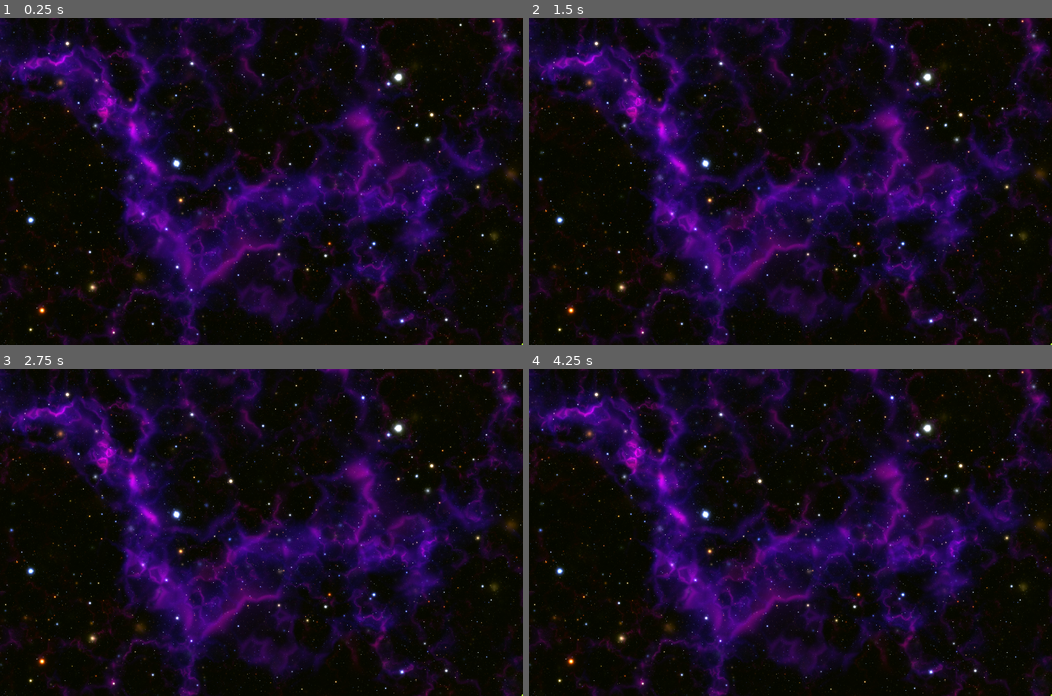
Above: before the commit, frames 1-4 (two rows, left to right).
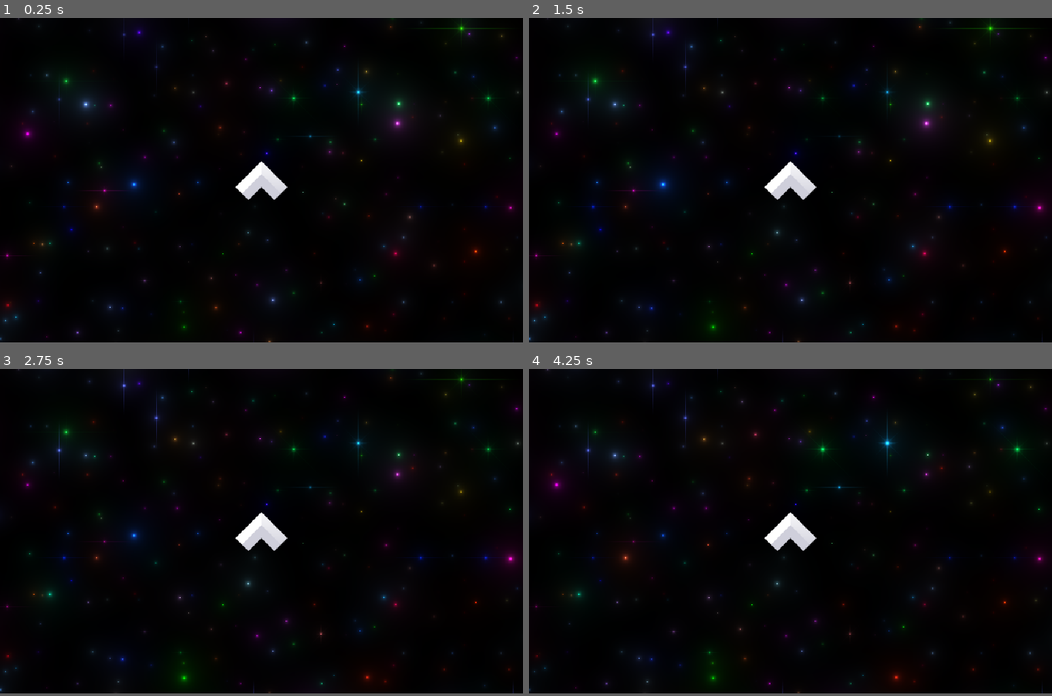
Above: after the commit, the same moments.

Repository: docwhat/screams-into-the-void
Game: Godot game, scene res://main.tscn
Two runs of this game, one before a commit and one after it. Both use one fixed random seed, a clock stepped at 60 frames per second and the inputs below.
Inputs:
- Up to frame 1 (0.25 s): no input
- Up to frame 2 (1.5 s): tap Enter at 0.5 s; hold D (right, bound only after the commit) 0.53-1.28 s; tap Space at 1.25 s; hold S (backwards, bound only after the commit) from 1.28 s (still down)
- Up to frame 3 (2.75 s): tap Enter at 2 s; release S (backwards, bound only after the commit) at 2.03 s; hold D (right, bound only after the commit) from 2.03 s (still down)
- Up to frame 4 (4.25 s): tap Space at 2.75 s; release D (right, bound only after the commit) at 2.78 s; hold W (forward, bound only after the commit) 2.78-3.53 s; tap Enter at 3.5 s; hold A (left, bound only after the commit) from 3.53 s (still down)
The window is 800x500 before the commit and 800x496 after it. Grey fills any space a smaller window leaves; there, only what the larger window draws over its background counts as a difference.

The runs differ from the first frame. In frame 1, 39% of the frame differs, in the area x 0-100%, y 0-100%; in frame 2, 39%; in frame 3, 39%; in frame 4, 39%.

Commit message:
checkpoint

Diff:
--- /dev/null
+++ b/Global.gd
@@ -0,0 +1,3 @@
+extends Node
+
+var rng : RandomNumberGenerator
--- a/character.gd
+++ /dev/null
@@ -1,15 +0,0 @@
-
-extends CharacterBody2D
-
-const speed = 100
-
-func _ready() -> void:
-	# Put the character at the center of the screen
-	position = get_viewport().get_size() / 2
-
-func _physics_process(_delta: float) -> void:
-	velocity = Vector2(0, -1) * speed
-	move_and_slide()
-
-func _draw() -> void:
-	draw_circle(position, 3.0, Color.GREEN_YELLOW)
--- /dev/null
+++ b/main.gd
@@ -0,0 +1,5 @@
+extends Node
+
+func _onready() -> void:
+  if not Global.rng.is_seeded():
+    Global.rng.randomize()
--- a/main.tscn
+++ b/main.tscn
@@ -1,16 +1,24 @@
-[gd_scene load_steps=4 format=3 uid="uid://drbf8d237goj"]
+[gd_scene load_steps=5 format=3 uid="uid://drbf8d237goj"]
 
-[ext_resource type="Shader" uid="uid://ded0dkcink1km" path="res://starfield.gdshader" id="1_ig7tw"]
-[ext_resource type="Script" uid="uid://d0yngcc1gaxcd" path="res://character.gd" id="2_h2yge"]
+[ext_resource type="Script" uid="uid://3lpx3nh5ceyj" path="res://main.gd" id="1_h2yge"]
+[ext_resource type="Shader" uid="uid://bxg7qu236s2yc" path="res://stars.gdshader" id="2_h2yge"]
+[ext_resource type="PackedScene" uid="uid://cogwn8cxbc1mt" path="res://player.tscn" id="3_h2yge"]
 
 [sub_resource type="ShaderMaterial" id="ShaderMaterial_0xm2m"]
-shader = ExtResource("1_ig7tw")
+shader = ExtResource("2_h2yge")
+shader_parameter/showGrid = false
+shader_parameter/time = 0.0
 
 [node name="Main" type="Node"]
+script = ExtResource("1_h2yge")
 
-[node name="ParallaxBackground" type="ParallaxBackground" parent="."]
+[node name="CanvasLayer" type="CanvasLayer" parent="."]
+layer = -1
 
-[node name="ColorRect" type="ColorRect" parent="ParallaxBackground"]
+[node name="ParallaxBackground" type="ParallaxBackground" parent="CanvasLayer"]
+
+[node name="Starfield" type="ColorRect" parent="CanvasLayer/ParallaxBackground"]
+visible = false
 material = SubResource("ShaderMaterial_0xm2m")
 anchors_preset = 15
 anchor_right = 1.0
@@ -18,7 +26,26 @@
 grow_horizontal = 2
 grow_vertical = 2
 
-[node name="Character" type="CharacterBody2D" parent="."]
-script = ExtResource("2_h2yge")
+[node name="Stars" type="ColorRect" parent="CanvasLayer/ParallaxBackground"]
+material = SubResource("ShaderMaterial_0xm2m")
+anchors_preset = 15
+anchor_right = 1.0
+anchor_bottom = 1.0
+grow_horizontal = 2
+grow_vertical = 2
 
-[node name="Camera" type="Camera2D" parent="Character"]
+[node name="Green" type="ColorRect" parent="CanvasLayer/ParallaxBackground"]
+visible = false
+anchors_preset = -1
+anchor_left = 0.5
+anchor_top = 0.5
+anchor_right = 0.532
+anchor_bottom = 0.531
+offset_right = 24.64
+offset_bottom = 31.63
+grow_horizontal = 2
+grow_vertical = 2
+color = Color(0.12, 1, 0.384, 1)
+metadata/_edit_use_anchors_ = true
+
+[node name="Player" parent="." instance=ExtResource("3_h2yge")]
--- /dev/null
+++ b/player.gd
@@ -0,0 +1,54 @@
+
+class_name Player extends CharacterBody2D
+
+var move_speed : float = 10000.0
+
+
+func _ready() -> void:
+  position.x = 200 # FIXME
+  position.y = 200 # FIXME
+  # print_rich(    "Starting Position: %s" % position)
+#   # Put the character at the center of the screen
+#   position = get_viewport().get_size() / 2
+
+func _process(delta: float) -> void:
+  var direction : Vector2 = Vector2(
+    Input.get_action_strength("right") - Input.get_action_strength("left"),
+    Input.get_action_strength("backwards") - Input.get_action_strength("forward"),
+  ).normalized()
+
+  velocity = direction * move_speed
+
+  #if direction:
+    #print_rich("Input Vector: %s  Speed: %s" % [direction, move_speed])
+    #print_rich("New Velocity: %s" % velocity)
+    #print_rich("Current Position:  %s" % position)
+
+func _physics_process(delta: float) -> void:
+  move_and_slide()
+
+# func _physics_process(delta: float) -> void:
+#   if Input.is_action_pressed("forward"):
+#     var change = speed * delta
+#     print_rich("Moving up by %s" % change)
+#     print_rich("Old position: %s" % position)
+#     position.y -= change
+#     print_rich("New position: %s" % position)
+
+#func shift_origin() -> void:
+  ## Shift everything by the offset of the camera's position
+#
+  #global_transform.origin -= amera.global_transform.origin
+  #$World.transform.origin -= $SleakShip.transform.origin
+#
+  #$SleakShip.transform.origin = Vector3.ZERO
+#
+  #print("World shifted to " + str(global_transform.origin))
+#
+#func _physics_process(_delta: float) -> void:
+  ## Set the camera to check to be the current camera
+  #camera = get_viewport().get_camera()
+#
+  ## Check distance of world from camera and shift if greater than threshold
+  #if(camera.global_transform.origin.length() > threshold && camera != null):
+    #shift_origin()
--- /dev/null
+++ b/player.tscn
@@ -0,0 +1,20 @@
+[gd_scene load_steps=4 format=3 uid="uid://cogwn8cxbc1mt"]
+
+[ext_resource type="Script" uid="uid://d0yngcc1gaxcd" path="res://player.gd" id="1_onrkg"]
+[ext_resource type="Texture2D" uid="uid://cpudmu0qc7xyi" path="res://player.png" id="2_i3pqv"]
+
+[sub_resource type="CircleShape2D" id="CircleShape2D_1bvp3"]
+
+[node name="Player" type="CharacterBody2D"]
+motion_mode = 1
+script = ExtResource("1_onrkg")
+
+[node name="Sprite2D" type="Sprite2D" parent="."]
+texture = ExtResource("2_i3pqv")
+
+[node name="CollisionShape2D" type="CollisionShape2D" parent="."]
+shape = SubResource("CircleShape2D_1bvp3")
+one_way_collision_margin = 64.9
+debug_color = Color(0.926066, 4.16812e-05, 0.673835, 0.42)
+
+[node name="Camera2D" type="Camera2D" parent="."]
--- a/project.godot
+++ b/project.godot
@@ -18,8 +18,54 @@
 boot_splash/use_filter=false
 config/icon="res://icon.svg"
 
+[autoload]
+
+Global="*res://Global.gd"
+
 [display]
 
-window/size/viewport_width=1280
+window/size/viewport_width=1290
 window/size/viewport_height=800
-window/stretch/aspect="ignore"
+window/stretch/mode="viewport"
+window/stretch/aspect="expand"
+window/stretch/scale=2.0
+window/stretch/scale_mode="integer"
+
+[input]
+
+forward={
+"deadzone": 0.2,
+"events": [Object(InputEventKey,"resource_local_to_scene":false,"resource_name":"","device":0,"window_id":0,"alt_pressed":false,"shift_pressed":false,"ctrl_pressed":false,"meta_pressed":false,"pressed":false,"keycode":0,"physical_keycode":87,"key_label":0,"unicode":0,"location":0,"echo":false,"script":null)
+, Object(InputEventKey,"resource_local_to_scene":false,"resource_name":"","device":0,"window_id":0,"alt_pressed":false,"shift_pressed":false,"ctrl_pressed":false,"meta_pressed":false,"pressed":false,"keycode":0,"physical_keycode":4194320,"key_label":0,"unicode":0,"location":0,"echo":false,"script":null)
+, Object(InputEventJoypadMotion,"resource_local_to_scene":false,"resource_name":"","device":-1,"axis":1,"axis_value":-1.0,"script":null)
+, Object(InputEventJoypadMotion,"resource_local_to_scene":false,"resource_name":"","device":-1,"axis":3,"axis_value":-1.0,"script":null)
+]
+}
+backwards={
+"deadzone": 0.2,
+"events": [Object(InputEventKey,"resource_local_to_scene":false,"resource_name":"","device":0,"window_id":0,"alt_pressed":false,"shift_pressed":false,"ctrl_pressed":false,"meta_pressed":false,"pressed":false,"keycode":0,"physical_keycode":83,"key_label":0,"unicode":0,"location":0,"echo":false,"script":null)
+, Object(InputEventKey,"resource_local_to_scene":false,"resource_name":"","device":0,"window_id":0,"alt_pressed":false,"shift_pressed":false,"ctrl_pressed":false,"meta_pressed":false,"pressed":false,"keycode":0,"physical_keycode":4194322,"key_label":0,"unicode":0,"location":0,"echo":false,"script":null)
+, Object(InputEventJoypadMotion,"resource_local_to_scene":false,"resource_name":"","device":-1,"axis":1,"axis_value":1.0,"script":null)
+, Object(InputEventJoypadMotion,"resource_local_to_scene":false,"resource_name":"","device":-1,"axis":3,"axis_value":1.0,"script":null)
+]
+}
+left={
+"deadzone": 0.2,
+"events": [Object(InputEventKey,"resource_local_to_scene":false,"resource_name":"","device":0,"window_id":0,"alt_pressed":false,"shift_pressed":false,"ctrl_pressed":false,"meta_pressed":false,"pressed":false,"keycode":0,"physical_keycode":65,"key_label":0,"unicode":0,"location":0,"echo":false,"script":null)
+, Object(InputEventKey,"resource_local_to_scene":false,"resource_name":"","device":0,"window_id":0,"alt_pressed":false,"shift_pressed":false,"ctrl_pressed":false,"meta_pressed":false,"pressed":false,"keycode":0,"physical_keycode":4194319,"key_label":0,"unicode":0,"location":0,"echo":false,"script":null)
+, Object(InputEventJoypadMotion,"resource_local_to_scene":false,"resource_name":"","device":-1,"axis":0,"axis_value":-1.0,"script":null)
+, Object(InputEventJoypadMotion,"resource_local_to_scene":false,"resource_name":"","device":-1,"axis":2,"axis_value":-1.0,"script":null)
+]
+}
+right={
+"deadzone": 0.2,
+"events": [Object(InputEventKey,"resource_local_to_scene":false,"resource_name":"","device":0,"window_id":0,"alt_pressed":false,"shift_pressed":false,"ctrl_pressed":false,"meta_pressed":false,"pressed":false,"keycode":0,"physical_keycode":68,"key_label":0,"unicode":0,"location":0,"echo":false,"script":null)
+, Object(InputEventKey,"resource_local_to_scene":false,"resource_name":"","device":0,"window_id":0,"alt_pressed":false,"shift_pressed":false,"ctrl_pressed":false,"meta_pressed":false,"pressed":false,"keycode":0,"physical_keycode":4194321,"key_label":0,"unicode":0,"location":0,"echo":false,"script":null)
+, Object(InputEventJoypadMotion,"resource_local_to_scene":false,"resource_name":"","device":-1,"axis":0,"axis_value":1.0,"script":null)
+, Object(InputEventJoypadMotion,"resource_local_to_scene":false,"resource_name":"","device":-1,"axis":2,"axis_value":1.0,"script":null)
+]
+}
+
+[rendering]
+
+textures/canvas_textures/default_texture_filter=0
--- a/starfield.gdshader
+++ b/starfield.gdshader
@@ -3,12 +3,12 @@
 // By iVader: https://godotshaders.com/author/ivader/
 // License: CC0 <https://creativecommons.org/publicdomain/zero/1.0/>
 shader_type canvas_item;
+render_mode unshaded, world_vertex_coords;
 
 const int iterations = 12;
-const float formuparam2 = 0.79;
+const float formuparam = 0.79;
 const float volsteps = 7.0;
 const float stepsize = 0.290;
-const float zoom = 1.0;
 const float tile = 0.850;
 
 const float brightness = 0.0015;
@@ -16,16 +16,10 @@
 const float distfading = 0.560;
 const float saturation = 0.90;
 
-
-const float transverseSpeed = 1.0; //zoom;
+const float transverseSpeed = 1.0;
 const float cloud = 0.17;
 
 const float time = 1.0;
-
-float triangle(float x, float a) {
-  float output2 = 2.0*abs(  3.0*  ( (x/a) - floor( (x/a) + 0.5) ) ) - 1.0;
-  return output2;
-}
 
 float field(in vec3 p) {
   float strength = 7. + .03 * log(1.e-6 + fract(sin(TIME) * 373.11));
@@ -45,16 +39,11 @@
   return max(0., 5. * accum / tw - .7);
 }
 
-const float speed = 0.0; // -0.001;
-
 void fragment() {
-  vec2 uv2 = 2. * FRAGCOORD.xy / vec2(512) - 1.;
-  vec2 uvs = uv2 * vec2(512)  / 512.0;
-
-  float formuparam = formuparam2;
+  const float speed = -0.003;
 
   //get coords and direction
-  vec2 uv = uvs;
+  vec2 uv = 2. * FRAGCOORD.xy / vec2(512.) - 1.;
 
   float a_xz = 0.9;
   float a_yz = -0.6;
@@ -64,13 +53,16 @@
   mat2 rot_yz = mat2(vec2(cos(a_yz),sin(a_yz)),vec2(-sin(a_yz),cos(a_yz)));
   mat2 rot_xy = mat2(vec2(cos(a_xy),sin(a_xy)),vec2(-sin(a_xy),cos(a_xy)));
 
+  float v2 =1.0;
+  vec3 dir=vec3(uv,1.);
+
   vec3 view_position = vec3(0.0, TIME * speed, 0.0);
-  float v2 =1.0;
-  vec3 dir=vec3(uv*zoom,1.);
-  vec3 from=vec3(0.0, 0.0,0.0);
-
+  vec3 from=vec3(0.0, 0.0, 0.0);
   from.x -= 2.0*(view_position.x-0.5);
   from.y -= 2.0*(view_position.y-0.5) - speed * TIME;
+  // Simplified?:
+  // vec3 from = vec3(0., 0. - (2. * (TIME * speed - .5)) - TIME * speed, 0.);
+  // vec3 from = vec3(VERTEX.xy, 0.);
 
   dir.xy *= rot_xy;
   dir.xz *= rot_xz;
--- /dev/null
+++ b/stars.gdshader
@@ -0,0 +1,121 @@
+shader_type canvas_item;
+render_mode unshaded, world_vertex_coords;
+
+uniform bool showGrid;
+uniform float time = 0.0;
+
+// The percentage of each color in stars, randomly distributed.
+const vec3 starTint = vec3(0.4, 0.1, 0.9);
+
+mat2 rotate(float rads) {
+  float s = sin(rads);
+  float c = cos(rads);
+
+  return mat2(vec2(c, -s), vec2(s, c));
+}
+
+float starBrightness(vec2 uv, float flare) {
+  //     // Circle at center of star.
+  float d = length(uv);
+  float brightness = 0.05 / d;
+
+  // Horizontal & Vertical rays.
+  float rays = 1.0 - min(1.0, abs(uv.x * uv.y * 1000.0));
+  brightness += rays * flare;
+
+  // Diagonal rays.
+  vec2 fortyFiveUV = uv * rotate(PI / 4.0);
+  float fortyFiveRays = 1.0 - min(1.0, abs(fortyFiveUV.x * fortyFiveUV.y * 1000.0));
+  brightness += fortyFiveRays * flare * 0.3;
+
+  // Fade out within one unit to prevent incursion into neighbors.
+  brightness *= smoothstep(1.0, 0.2, d);
+
+  return brightness;
+}
+
+// A hash that's only good for things like graphics.
+// Returns a number from 0.0 to 1.0.
+float hash21(vec2 p) {
+  // The only requirement for these numbers are that they are large enough to
+  // interesting remainders.
+  const float largeArbitraryNumber1 = 1972.1974;
+  const float largeArbitraryNumber2 = 3141.5926;
+  const float arbitraryNumber = 92.81;
+
+  vec2 n = p;
+  n += fract(n * vec2(largeArbitraryNumber1, largeArbitraryNumber2));
+  n += dot(n, n + arbitraryNumber);
+
+  return fract(n.x * n.y);
+}
+
+vec3 starLayer(vec2 uv) {
+  vec3 color = vec3(0.0);
+
+  vec2 repeatingUV = fract(uv) - 0.5;
+  vec2 id = floor(uv);
+
+  for (int y = -1; y <= 1; y++) {
+    for (int x = -1; x <= 1; x++) {
+      vec2 offset = vec2(float(x), float(y));
+      float n = hash21(id + offset);
+      float size = fract(n * 345.32);
+
+      float star = starBrightness(repeatingUV - offset - vec2(n, fract(34.0 * n)) + 0.5, smoothstep(0.9, 1.0, size));
+
+      const float arbitraryLargeNumber1 = 4345.2;
+      vec3 starColor = sin(starTint * fract(n * arbitraryLargeNumber1) * arbitraryLargeNumber1) * 0.5 + 0.5;
+
+      // Make bigger stars bluer and less red and green.
+      starColor *= vec3(1.0 - size * 0.5, 1.0 - size * 0.7, 1.0 - size * 0.2);
+
+      // Make them twinkle!
+      starColor *= sin(TIME + n * 2.0 * PI) / 4.0 + 0.5;
+
+      color += star * size * starColor;
+
+    }
+  }
+
+  // Creates a grid. Useful for debugging.
+  if (showGrid && (repeatingUV.x > 0.49 || repeatingUV.y > 0.49)) color.r = 1.0;
+
+  return color;
+}
+
+void fragment() {
+  //vec2 uv = UV.xy;
+
+  // Put 0,0 in center of screen.
+  // uv = uv - 0.5 * iResolution.xy;
+  // uv = uv - 0.5 * VIEWPORT_SIZE.xy;
+
+  // Correct aspect ratio.
+  // uv = uv / VIEWPORT_SIZE.y;
+
+  // Increase the (virtual) resolution.
+  //uv *= 5.0;
+
+  // vec2 uv = (SCREEN_UV - 0.5) / vec2(SCREEN_PIXEL_SIZE.x / SCREEN_PIXEL_SIZE.y, 1.0);
+  vec2 uv = SCREEN_UV;
+
+  // Put 0,0 in center of the viewport.
+  uv -= 0.5;
+
+  // Correct the aspect ratio.
+  uv = uv / vec2(SCREEN_PIXEL_SIZE.x / SCREEN_PIXEL_SIZE.y, 1.0);
+
+  // Increase the effective resolution.
+  uv *= 5.0;
+
+  vec3 color = vec3(0.0); // black
+
+  // Front layer
+  color += starLayer(uv);
+
+  // Background layer
+  color += starLayer(uv * 2.0) * 0.5;
+
+  COLOR = vec4(color, 1.0);
+}
Not shown, added: Global.gd.uid
Not shown, added: main.gd.uid
Renamed: character.gd.uid -> player.gd.uid
Binary file added: player.png
Not shown, added: player.png.import
Not shown, added: stars.gdshader.uid
Not shown, changed: .editorconfig
